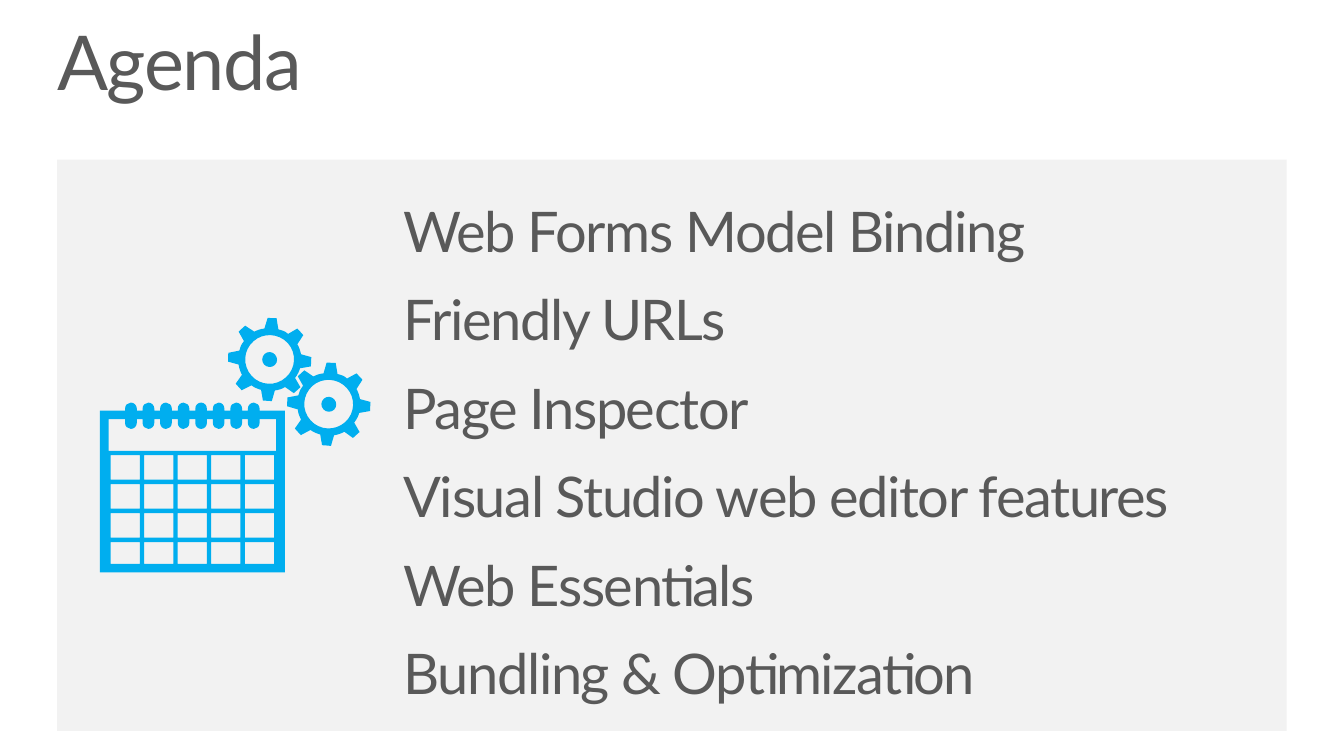
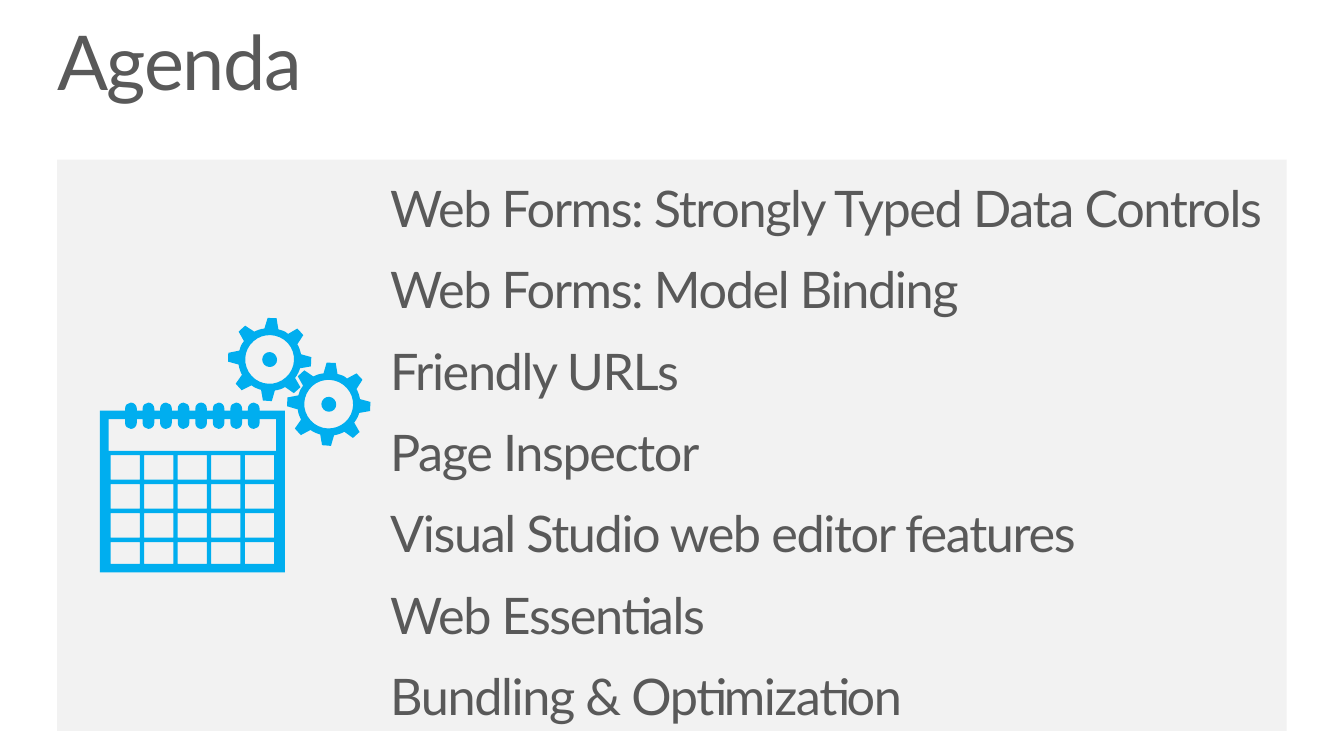
Before and after one commit to Microsoft-Web/PRESENTATION-WhatsNewInASPNET45, a slide deck: slide 3 of WhatsNewInASPNET45.pptx. Drawn at 1344x756 pixels with LibreOffice and Linux fonts; fonts in the diff are those of the drawing. Boxes give left, top, right and bottom in pixels: in the first picture for what was removed or moved away, otherwise in the second. Text is boxed around its words. In the diff, an @@ line names an element or a change of style, - is before the commit and + after.

```diff
--- a/WhatsNewInASPNET45.pptx
+++ b/WhatsNewInASPNET45.pptx
@@ text "Web Forms: Strongly Typed Data ...": place and size @@
-text "Web Forms: Strongly Typed Data ..." at bbox=[404, 211, 1169, 704]
+text "Web Forms: Strongly Typed Data ..." at bbox=[390, 190, 1263, 724]
@@ text at bbox=[390, 190, 1263, 317]: text changed; size 40 to 36 pt @@
-Web Forms Model Binding
+Web Forms: Strongly Typed Data Controls
+Web Forms: Model Binding
@@ text at bbox=[390, 353, 1075, 724]: size 40 to 36 pt in "Friendly URLs", "Page Inspector", "Visual Studio web editor features", "Web Essentials" and 1 more places @@
```
Also in this commit, not shown: 4 other slides changed, 5 slides added.
